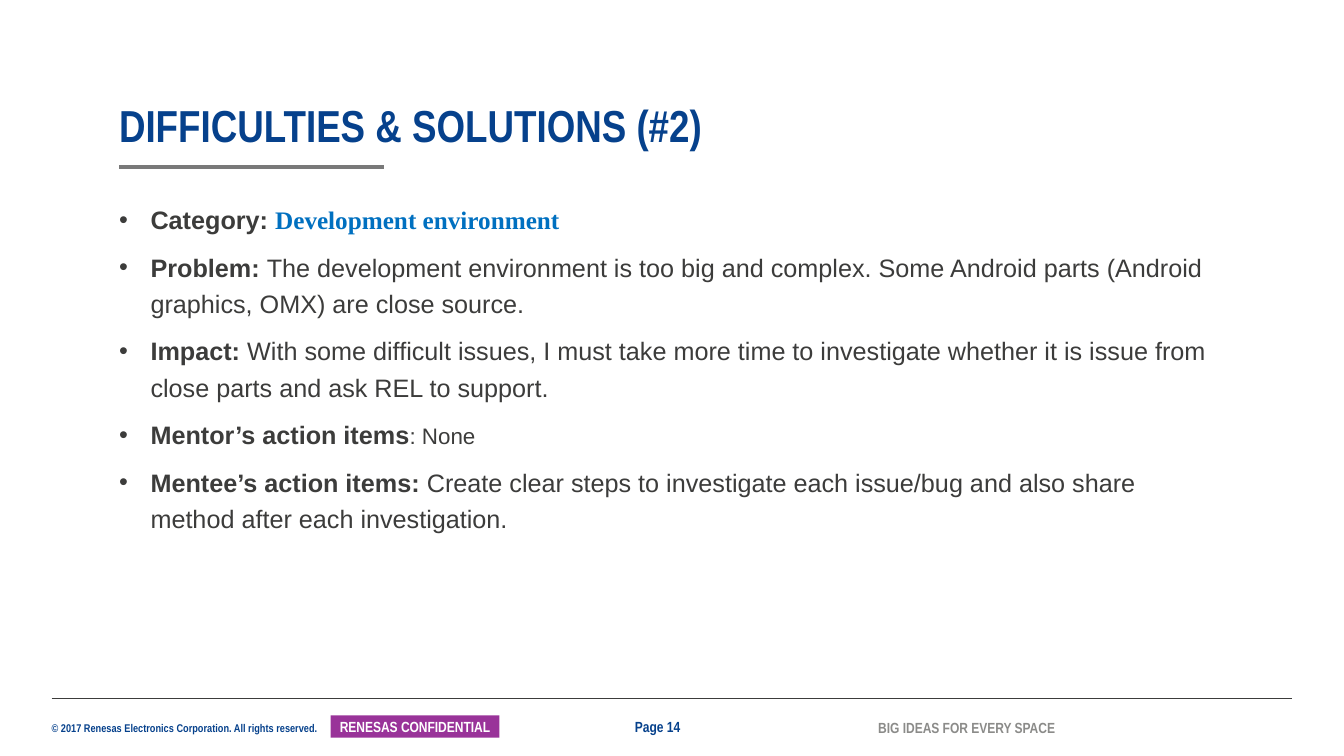
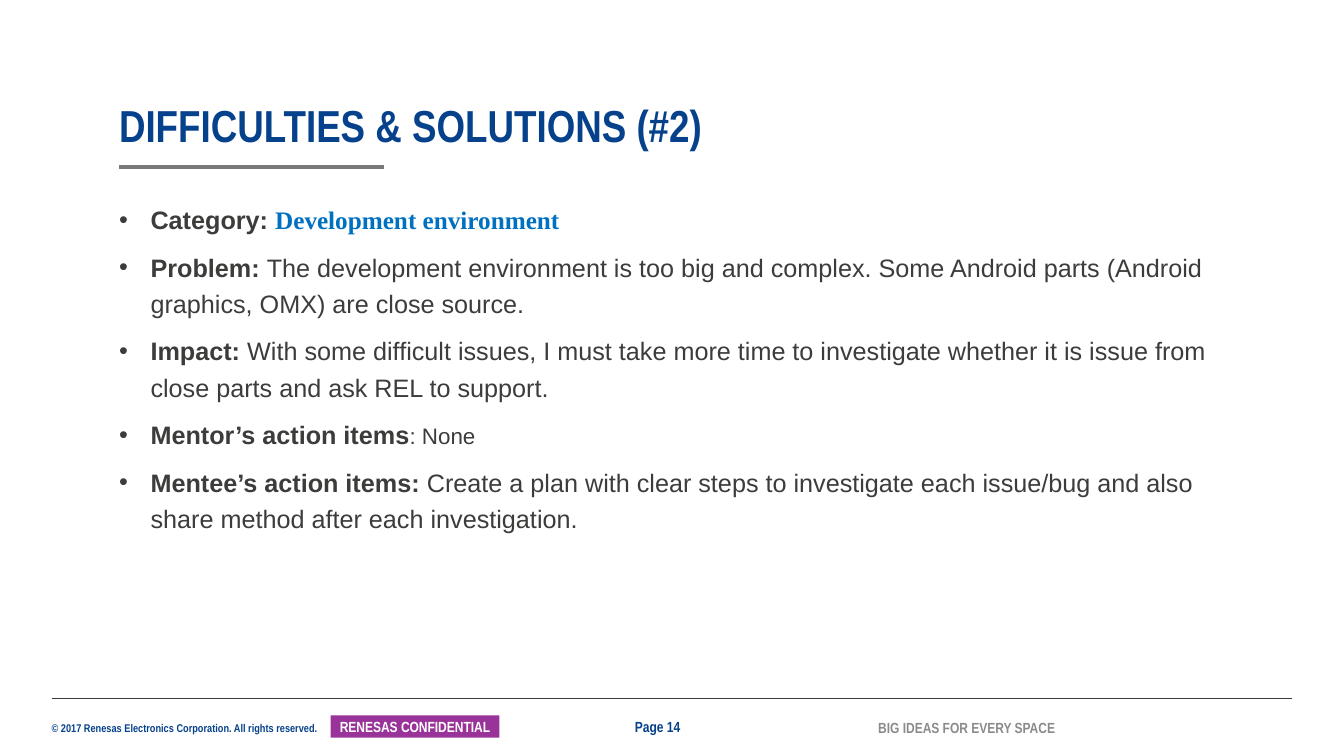
Before and after one commit to tranchikha/myapplication, a slide deck: slide 14 of LAST_TERM/2042_TranChiKha_ISS_MentorMentee_26G.pptx. Drawn at 1344x756 pixels with LibreOffice and Linux fonts; fonts in the diff are those of the drawing; background and template pictures are left out. Boxes give left, top, right and bottom in pixels: in the first picture for what was removed or moved away, otherwise in the second. Text is boxed around its words. In the diff, an @@ line names an element or a change of style, - is before the commit and + after.

```diff
--- a/LAST_TERM/2042_TranChiKha_ISS_MentorMentee_26G.pptx
+++ b/LAST_TERM/2042_TranChiKha_ISS_MentorMentee_26G.pptx
@@ text at [151,473,1192,534]: text changed @@
-• Mentee’s action items: Create clear steps to investigate each issue/bug and also share method after each investigation.
+• Mentee’s action items: Create a plan with clear steps to investigate each issue/bug and also share method after each investigation.
```
Also in this commit, not shown: 1 other slide changed.
